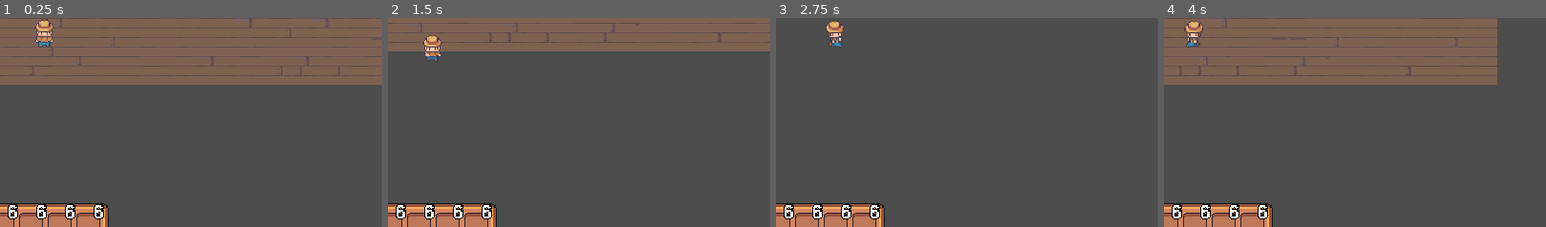
Above: before the commit, frames 1-4 (left to right).
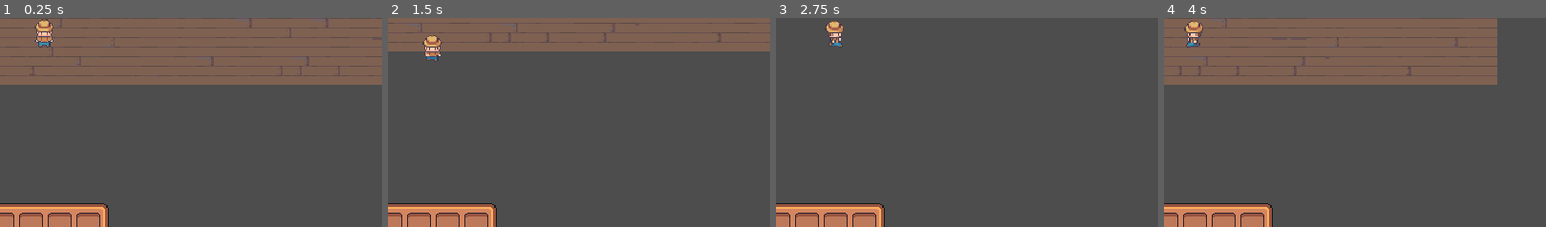
Above: after the commit, the same moments.

Repository: danielsyang/grocery_store_simulator
Game: Godot game, scene res://scenes/main.tscn
Same seed, same stepped clock (60 frames per second), same inputs: the game is played once before the commit and once after it.
Inputs (mouse positions are % of the whole screen's width and height, from its top left):
- Up to frame 1 (0.25 s): no input
- Up to frame 2 (1.5 s): move the mouse to (72, 46) at 0.52 s; press the mouse at (72, 46) at 0.53 s; hold D (move_right) 0.53-1.28 s; move the mouse to (30, 56) at 1.27 s; release the mouse at (30, 56) at 1.28 s; hold S (move_down) from 1.28 s (still down); click (30, 56) at 1.35 s
- Up to frame 3 (2.75 s): move the mouse to (60, 29) at 2.02 s; release S (move_down) at 2.03 s; press the mouse at (60, 29) at 2.03 s; hold D (move_right) from 2.03 s (still down)
- Up to frame 4 (4 s): move the mouse to (45, 72) at 2.77 s; release D (move_right) at 2.78 s; release the mouse at (45, 72) at 2.78 s; hold W (move_up) 2.78-3.53 s; click (45, 72) at 2.85 s; move the mouse to (80, 67) at 3.52 s; press the mouse at (80, 67) at 3.53 s; hold A (move_left) from 3.53 s (still down)
The pictures show only the part of the screen within x 44-94%, y 44-94%; the shares and areas given below are measured in that part.

The runs differ from the first frame. In frame 1, 0.7% of the frame differs, in the area x 2-28%, y 89-97%; in frame 2, 0.7%; in frame 3, 0.7%; in frame 4, 0.7%.

Commit message:
add items to inventory

Diff:
--- a/scenes/inventory_gui/inventory_slot.gd
+++ b/scenes/inventory_gui/inventory_slot.gd
@@ -2,12 +2,11 @@
 
 @onready var background_sprite: Sprite2D = $Background
 @onready var item_sprite: Sprite2D = $Item
+@onready var item_quantity: Label = $Item/Quantity
 
 func update_item(item: InventoryItem):
-	if item == null:
-		background_sprite.frame = 0
-		item_sprite.visible = false
-	else:
-		background_sprite.frame = 1
-		item_sprite.visible = true
-		item_sprite.texture = item.texture
+	background_sprite.frame = 1
+	item_sprite.visible = true
+	item_sprite.texture = item.texture
+	item_quantity.visible = true
+	item_quantity.text = str(1)
--- a/scenes/inventory_gui/inventory_slot.tscn
+++ b/scenes/inventory_gui/inventory_slot.tscn
@@ -26,10 +26,11 @@
 position = Vector2(10, 20)
 
 [node name="Quantity" type="Label" parent="Item"]
+visible = false
 offset_left = 4.0
 offset_top = -20.0
 offset_right = 13.0
 offset_bottom = -1.0
 theme_override_constants/outline_size = 4
 theme_override_font_sizes/font_size = 16
-text = "6"
+text = "0"
